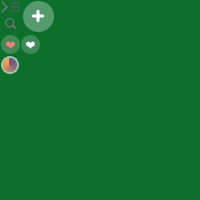
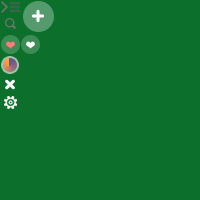
Before/after of a 200px x 200px layered artwork. What changed in the layer stack:
added layer "settings" above "Plus icon 拷贝" over [4, 96, 17, 109]
added layer "Plus icon 拷贝" above "椭圆 5" over [5, 79, 15, 90]
